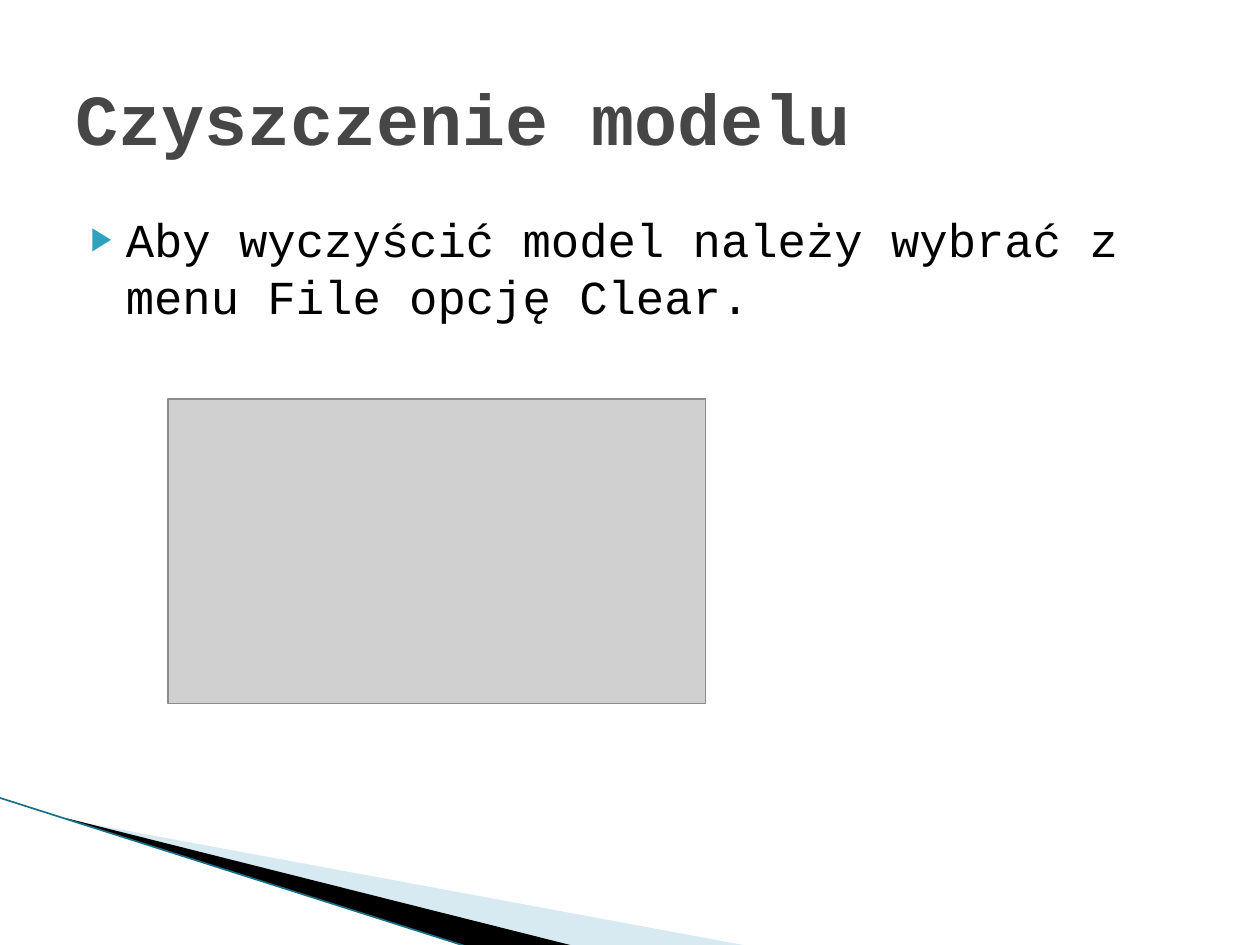
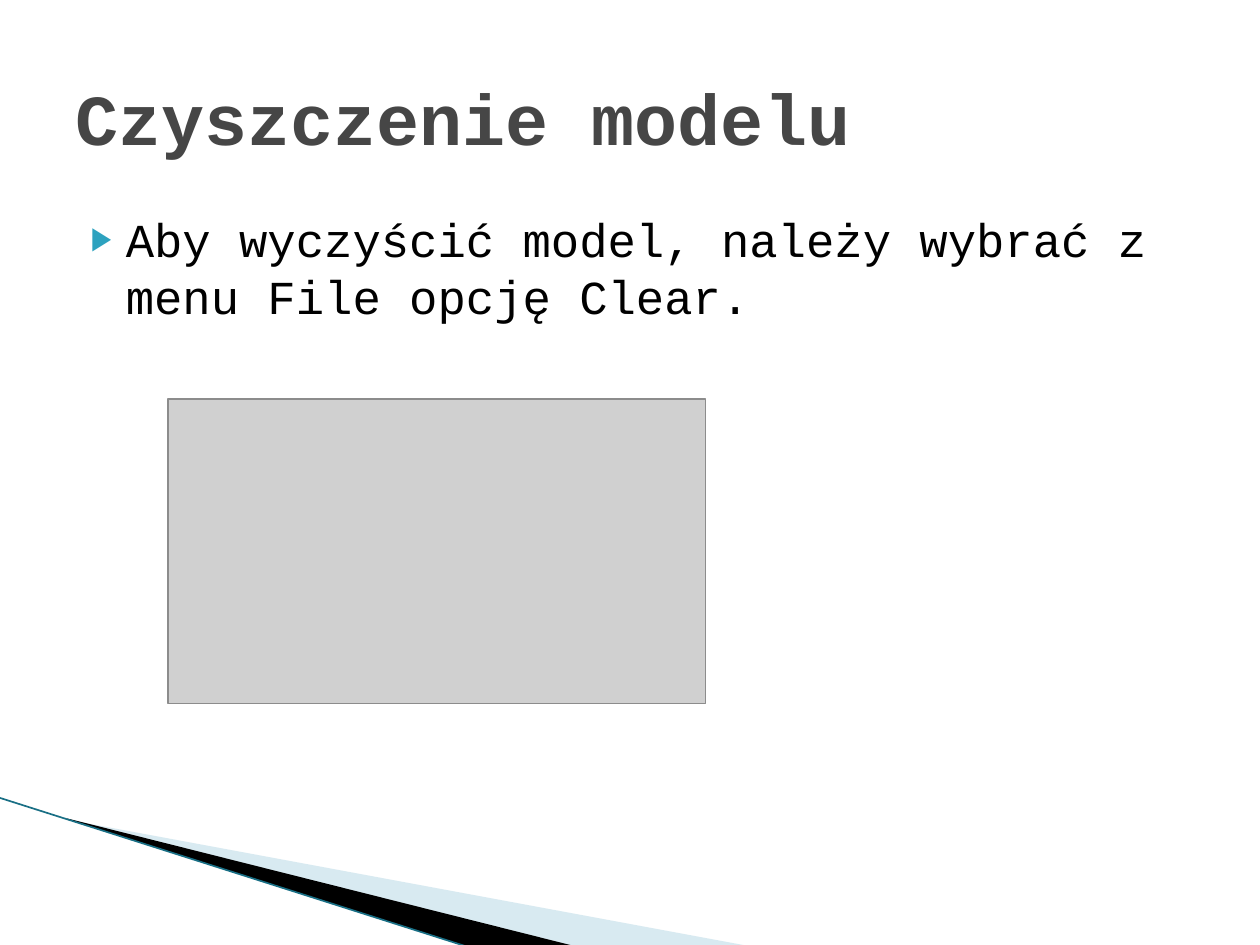
Before and after one commit to Dylek/SP_gridlab-D_GUI, a slide deck: slide 15 of final.pptx. Drawn at 1260x945 pixels with LibreOffice and Linux fonts; fonts in the diff are those of the drawing; grey boxes stand for pictures; background and template pictures are left out. Boxes give left, top, right and bottom in pixels: in the first picture for what was removed or moved away, otherwise in the second. Text is boxed around its words. In the diff, an @@ line names an element or a change of style, - is before the commit and + after.

```diff
--- a/final.pptx
+++ b/final.pptx
@@ text at (x1=126, y1=223, x2=1146, y2=324): text changed @@
-▶ Aby wyczyścić model należy wybrać z menu File opcję Clear.
+▶ Aby wyczyścić model, należy wybrać z menu File opcję Clear.
```
Also in this commit, not shown: 6 other slides changed, 1 slide removed, 1 other file.
